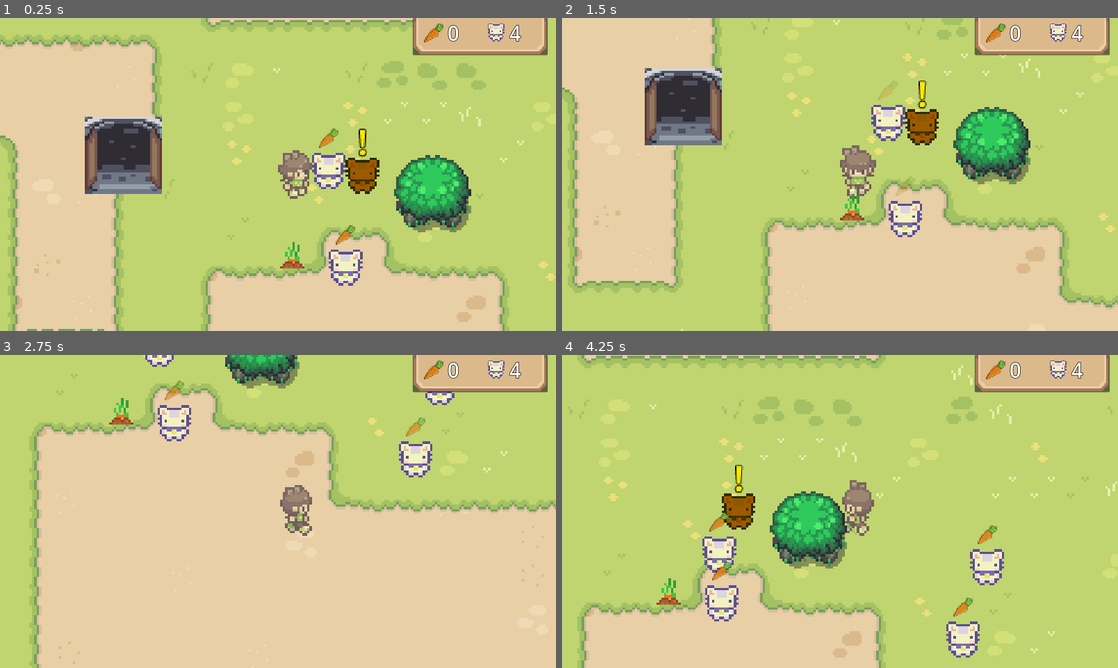
Above: before the commit, frames 1-4 (two rows, left to right).
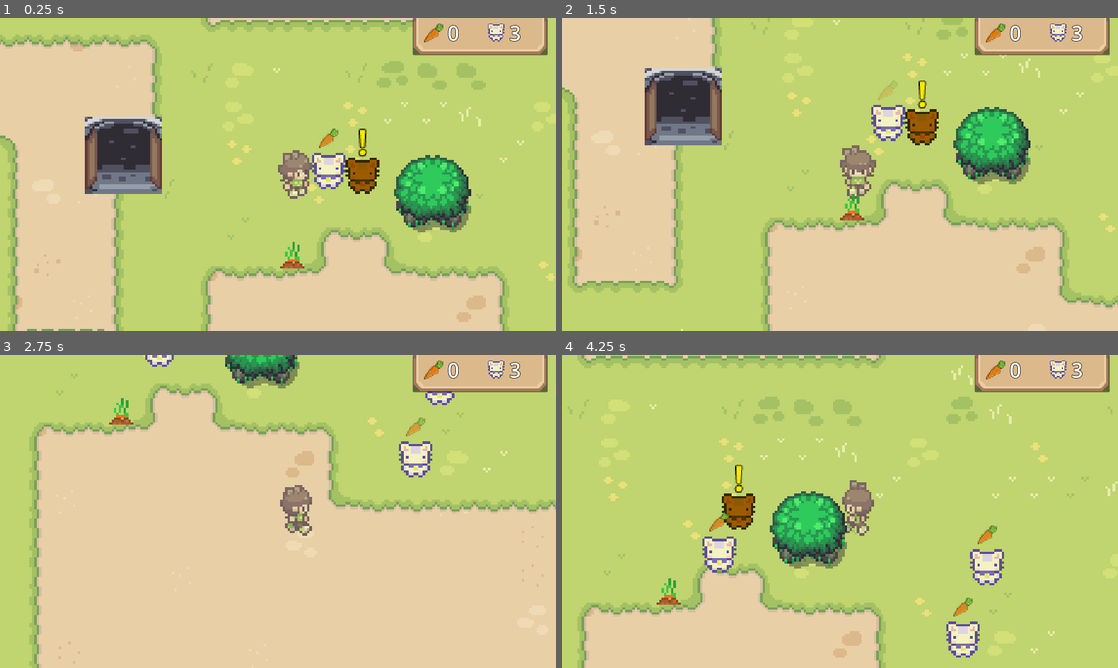
Above: after the commit, the same moments.

Repository: LukeRichardGoddard/GameJam2025
Game: Godot game, scene res://Scenes/GameScene/game_scene.tscn
Two runs of this game, one before a commit and one after it. Both use one fixed random seed, a clock stepped at 60 frames per second and the inputs below. Sound files missing from this copy of the repository are replaced by a short silence.
Inputs:
- Up to frame 1 (0.25 s): no input
- Up to frame 2 (1.5 s): tap Enter at 0.5 s; hold D (move_right) 0.53-1.28 s; tap Space (interact) at 0.6, 1.25, 1.35 s; hold S (move_down) from 1.28 s (still down)
- Up to frame 3 (2.75 s): release S (move_down) at 2.03 s; hold D (move_right) from 2.03 s (still down); tap Space (interact) at 2.1 s
- Up to frame 4 (4.25 s): release D (move_right) at 2.78 s; hold W (move_up) 2.78-3.53 s; tap Space (interact) at 2.85, 3.6 s; hold A (move_left) from 3.53 s (still down)

The runs differ from the first frame. In frame 1, 0.7% of the frame differs, in the area x 59-94%, y 2-86%; in frame 2, 0.7%; in frame 3, 0.7%; in frame 4, 0.7%.

Commit message:
bunnies disappear after being fed

Diff:
--- a/Scenes/Bunny/bunny.gd
+++ b/Scenes/Bunny/bunny.gd
@@ -69,12 +69,20 @@
 	SceneManager.bunny_count -= 1
 	$NeedsCarrot.visible = false
 	carrot_tween.stop()
+
+	var bunny_tween = create_tween()
+	bunny_tween.tween_property($AnimatedSprite2D, "modulate:a", 0, 3)
+	$RemoveTimer.start()
 	has_been_fed = true
 	if SceneManager.bunny_count == 0:
+		#add win condition here
 		SceneManager.has_quest = true
-
 
 func _on_timer_timeout() -> void:
 	randomiseDestination()
-	$Timer.wait_time = randf() * 2.0
-	$Timer.start()
+	$MoveTimer.wait_time = randf() * 2.0
+	$MoveTimer.start()
+
+
+func _on_remove_timer_timeout() -> void:
+	self.queue_free()
--- a/Scenes/Bunny/bunny.tscn
+++ b/Scenes/Bunny/bunny.tscn
@@ -297,8 +297,11 @@
 text = "Hello, this is a test "
 label_settings = SubResource("LabelSettings_fepku")
 
-[node name="Timer" type="Timer" parent="."]
-wait_time = 0.001
+[node name="MoveTimer" type="Timer" parent="."]
+
+[node name="RemoveTimer" type="Timer" parent="."]
+wait_time = 5.0
 
 [connection signal="body_entered" from="BunnyCollider" to="." method="_on_bunny_collider_body_entered"]
-[connection signal="timeout" from="Timer" to="." method="_on_timer_timeout"]
+[connection signal="timeout" from="MoveTimer" to="." method="_on_timer_timeout"]
+[connection signal="timeout" from="RemoveTimer" to="." method="_on_remove_timer_timeout"]
--- a/Scenes/GameScene/game_scene.gd
+++ b/Scenes/GameScene/game_scene.gd
@@ -1,6 +1,6 @@
 extends Node2D
 
-const STARTING_BUNNIES: int = 4
+const STARTING_BUNNIES: int = 3
 
 var bunny_scene: PackedScene = preload("res://Scenes/Bunny/bunny.tscn")
 
@@ -21,12 +21,13 @@
 	pass
 
 func new_bunny():
-	var new_bunny = bunny_scene.instantiate()
-	new_bunny.position = Vector2(randi() % 16 * 10, randi() % 16 * 5)
-	new_bunny.spawn_position = new_bunny.position
-	new_bunny.name = "Bunny" + str(SceneManager.bunny_count)
-	$ObstacleLayer/Bunnies.add_child(new_bunny)
+	var instant_bunny = bunny_scene.instantiate()
+	instant_bunny.position = Vector2(randi() % 16 * 10, randi() % 16 * 5)
+	instant_bunny.spawn_position = instant_bunny.position
+	instant_bunny.name = "Bunny" + str(SceneManager.bunny_count)
+	$ObstacleLayer/Bunnies.add_child(instant_bunny)
 	SceneManager.bunny_count += 1
+	SceneManager.total_bunny_count += 1
 
 func bunny_loader():
 	if not SceneManager.bunnies.get_child_count() == 0:
@@ -47,4 +48,6 @@
 
 
 func _on_new_bunny_timer_timeout() -> void:
-	new_bunny()
+	if SceneManager.bunny_count < 20 and SceneManager.bunny_count > 2:
+		new_bunny()
+		$NewBunnyTimer.wait_time = randf() * 10
--- a/Scenes/SceneManager/scene_manager.gd
+++ b/Scenes/SceneManager/scene_manager.gd
@@ -8,6 +8,7 @@
 var has_quest: bool = true
 var carrot_count: int = 0
 var bunny_count: int = 0
+var total_bunny_count: int = 0
 var bunnies
 var outdoor_music: AudioStreamPlayer
 var outdoor_music_time: float = 0.0
